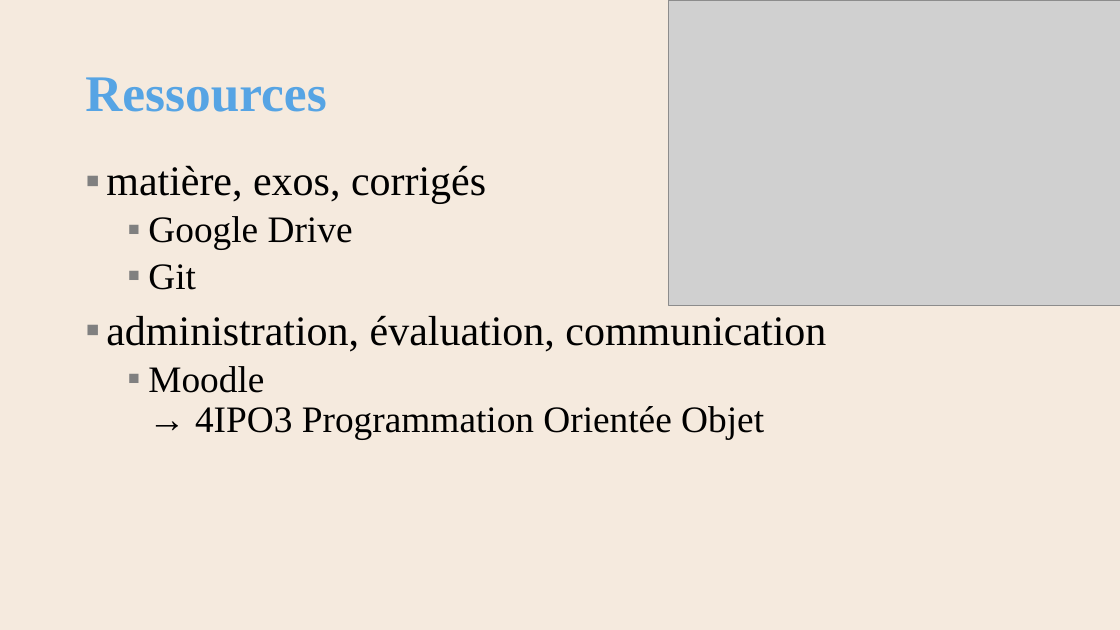
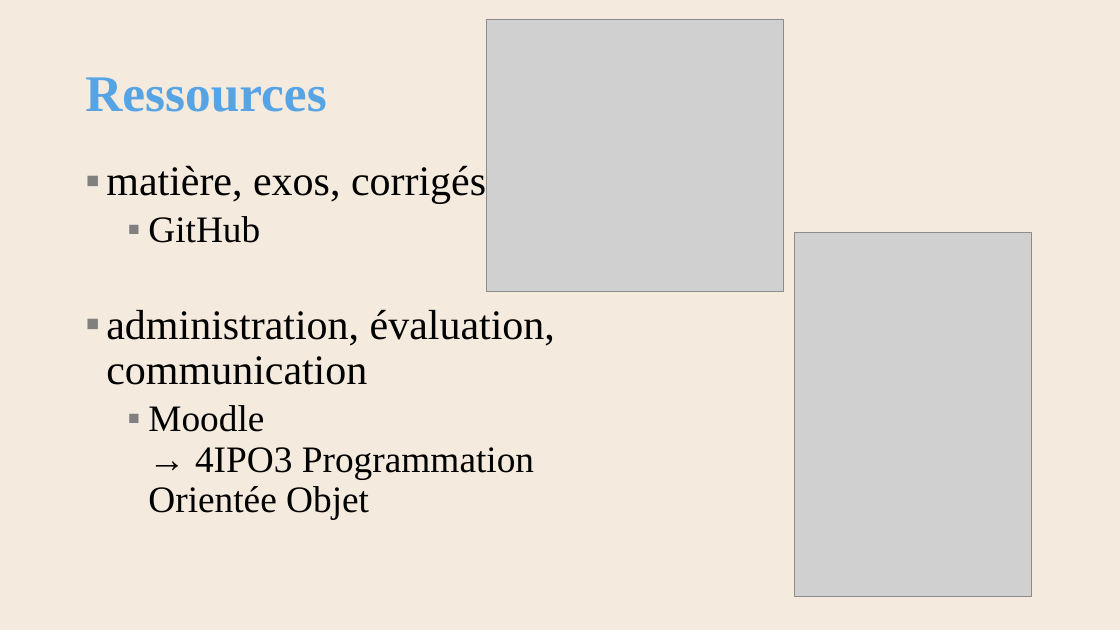
Before and after one commit to AlainWafflard/4IPO3, a slide deck: slide 4 of syllabus/main.pptx. Drawn at 1120x630 pixels with LibreOffice and Linux fonts; fonts in the diff are those of the drawing; grey boxes stand for pictures; background and template pictures are left out. Boxes give left, top, right and bottom in pixels: in the first picture for what was removed or moved away, otherwise in the second. Text is boxed around its words. In the diff, an @@ line names an element or a change of style, - is before the commit and + after.

```diff
--- a/syllabus/main.pptx
+++ b/syllabus/main.pptx
@@ picture added at <box>486,19,783,292</box> @@
@@ picture removed at <box>669,0,1120,306</box> @@
@@ text "matière, exos, corrigés" at <box>106,165,555,519</box>: columns 1 to 2 @@
@@ text at <box>148,216,260,243</box>: text changed @@
-  ▪ Google Drive
-  ▪ Git
+  ▪ GitHub
@@ picture added at <box>795,233,1032,597</box> @@
```
Also in this commit, not shown: 4 other slides changed, 1 slide removed, 1 other file.
